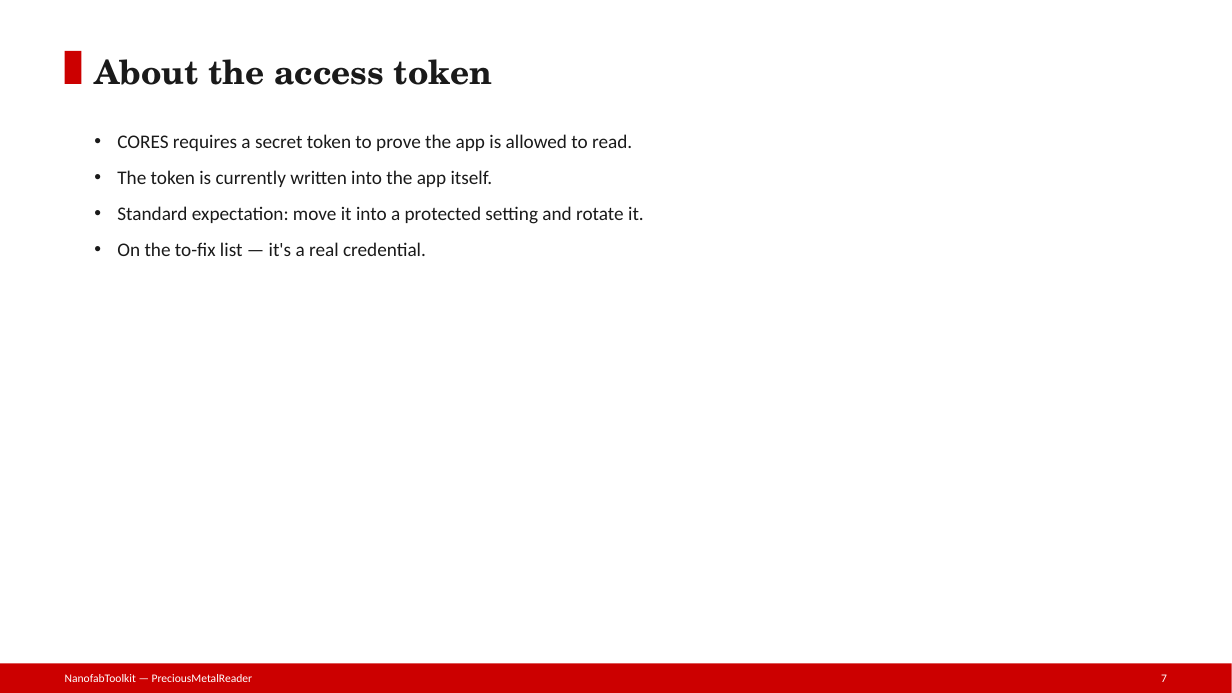
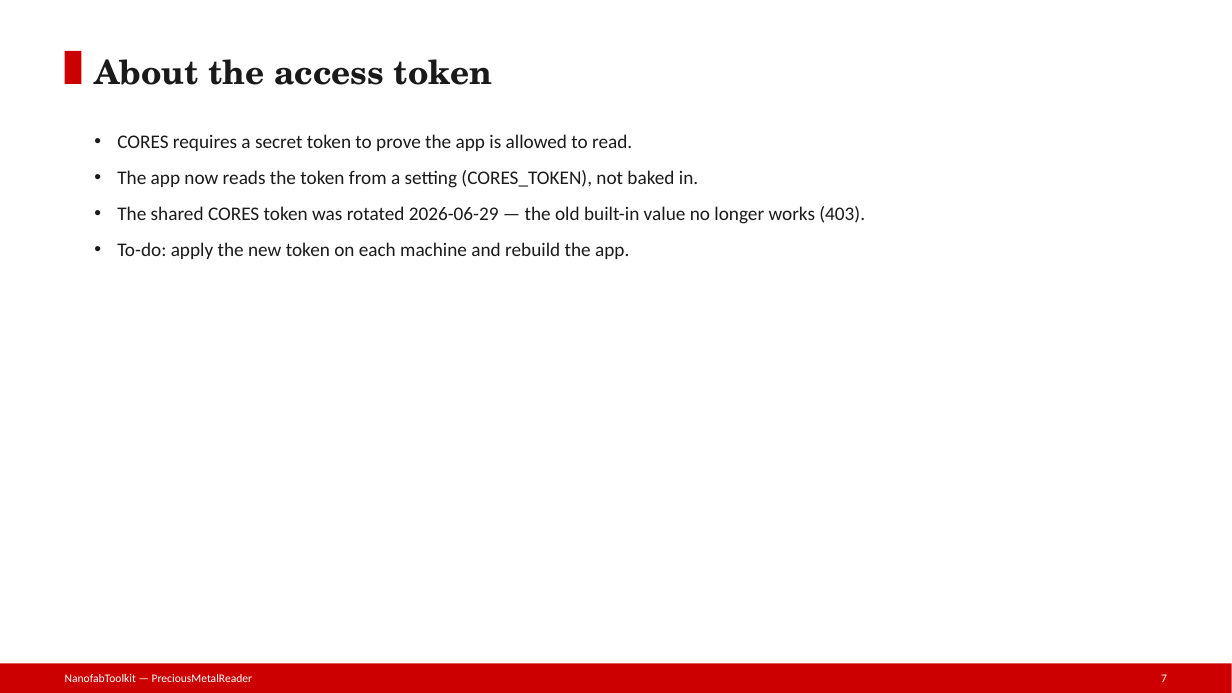
Before and after one commit to phelanhobbs/nanofab-documentation, a slide deck: slide 7 of presentation/NanofabToolkit/PreciousMetalReader/slides/PreciousMetalReader.pptx. Drawn at 1232x693 pixels with LibreOffice and Linux fonts; fonts in the diff are those of the drawing. Boxes give left, top, right and bottom in pixels: in the first picture for what was removed or moved away, otherwise in the second. Text is boxed around its words. In the diff, an @@ line names an element or a change of style, - is before the commit and + after.

Commit message:
docs: CORES bearer token rotated 2026-06-29 (hscdownloader) + shared PreciousMetalReader auth.py now 403

```diff
--- a/presentation/NanofabToolkit/PreciousMetalReader/slides/PreciousMetalReader.pptx
+++ b/presentation/NanofabToolkit/PreciousMetalReader/slides/PreciousMetalReader.pptx
@@ text at [117,170,865,259]: text changed @@
-• The token is currently written into the app itself.
-• Standard expectation: move it into a protected setting and rotate it.
-• On the to-fix list — it's a real credential.
+• The app now reads the token from a setting (CORES_TOKEN), not baked in.
+• The shared CORES token was rotated 2026-06-29 — the old built-in value no longer works (403).
+• To-do: apply the new token on each machine and rebuild the app.
```
Also in this commit, not shown: 1 other slide changed, 30 other files.
